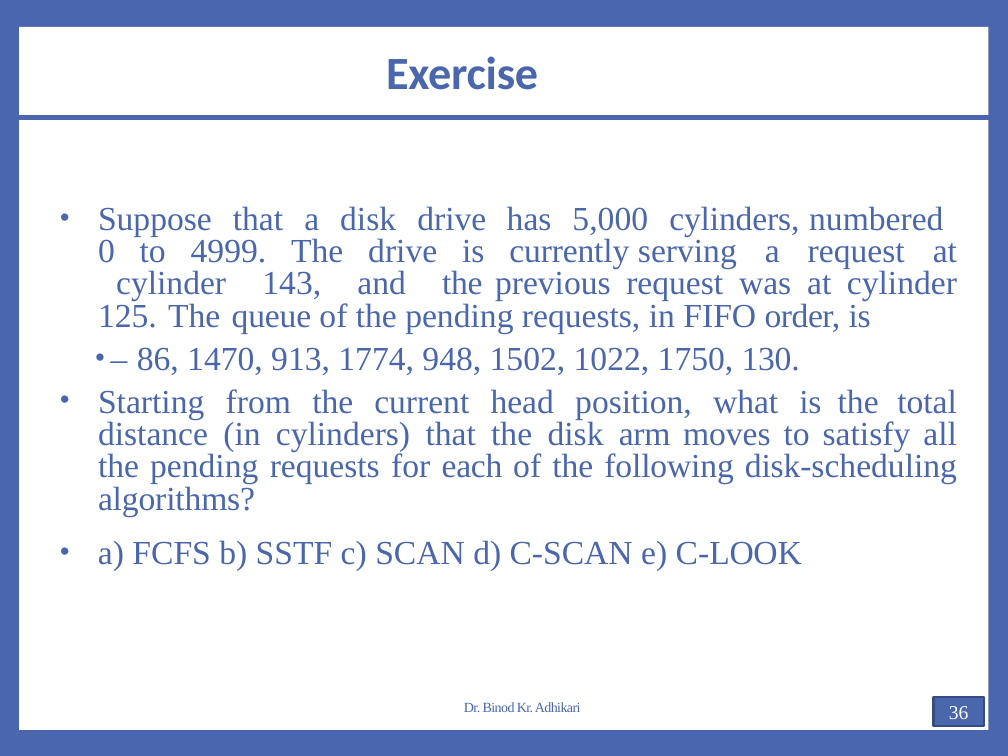
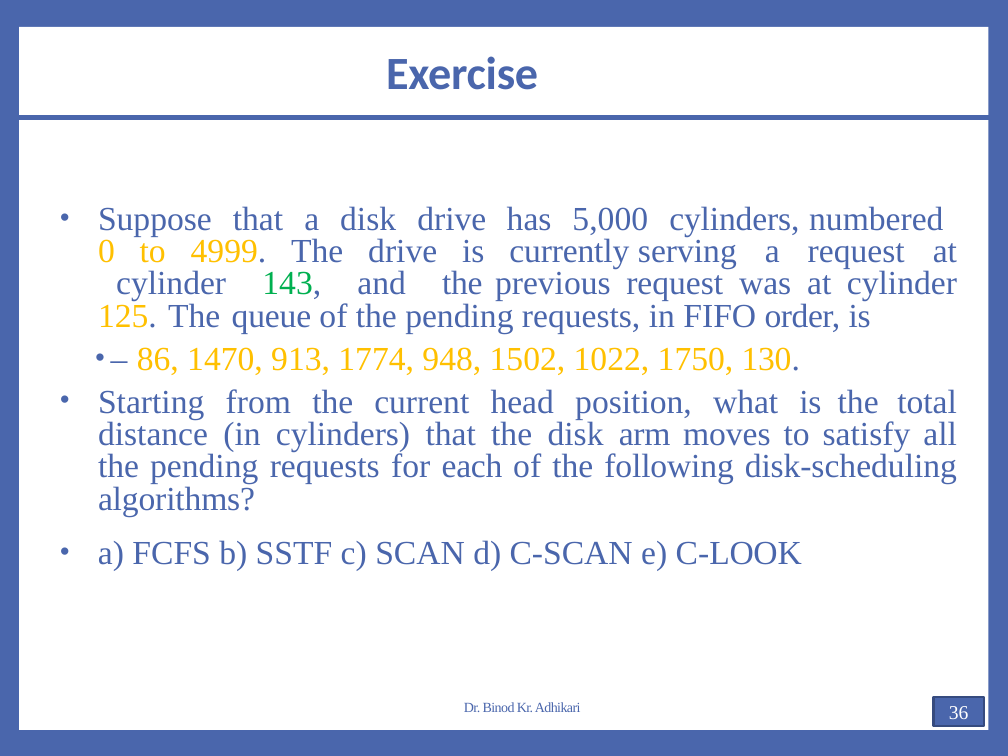
Before and after one commit to Yujan3333/Master-in-Computer-Science-and-Information-Technology, a slide deck: slide 36 of Main/Study/First Sem/All Notes and Resources Combined/AOS Notes/Unit 2.2-Chapter 5(Storage Management).pptx. Drawn at 1008x756 pixels with LibreOffice and Linux fonts; fonts in the diff are those of the drawing. Boxes give left, top, right and bottom in pixels: in the first picture for what was removed or moved away, otherwise in the second. Text is boxed around its words. In the diff, an @@ line names an element or a change of style, - is before the commit and + after.

```diff
--- a/Main/Study/First Sem/All Notes and Resources Combined/AOS Notes/Unit 2.2-Chapter 5(Storage Management).pptx
+++ b/Main/Study/First Sem/All Notes and Resources Combined/AOS Notes/Unit 2.2-Chapter 5(Storage Management).pptx
@@ text at bbox=[98, 206, 957, 375]: text colour #4A66AC to #FFC000 in "0 to 4999. 125.", "86, 1470, 913, 1774, 948, 1502, 1022, ..."; text colour #4A66AC to #00B050 in "143," @@
```
Also in this commit, not shown: 2 other slides changed, 40 other files.
